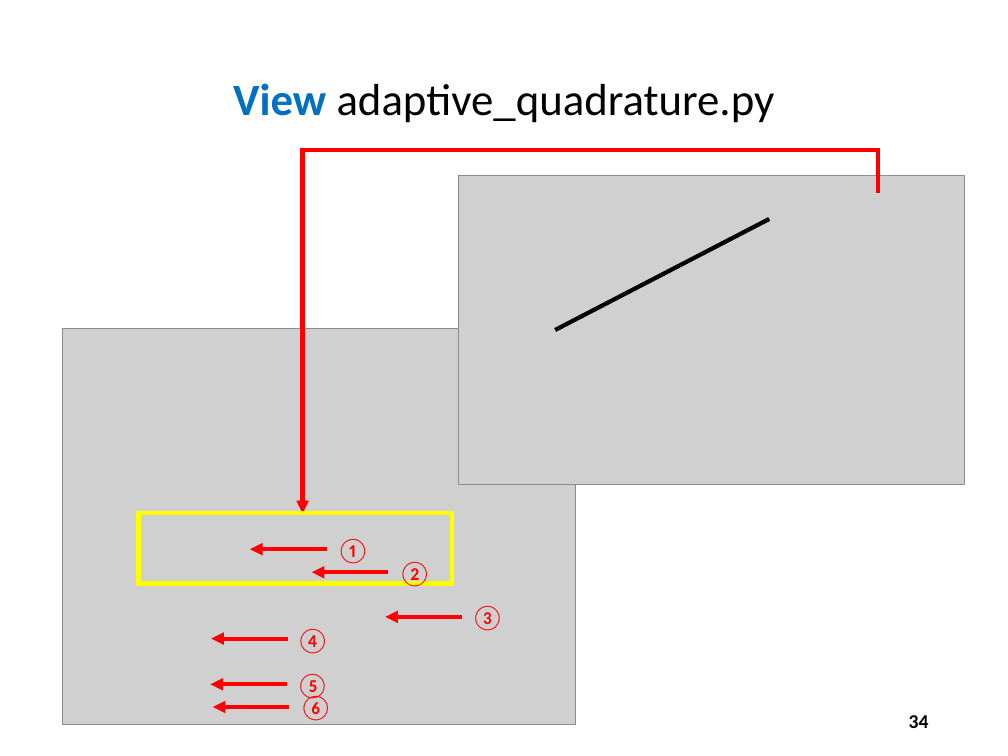
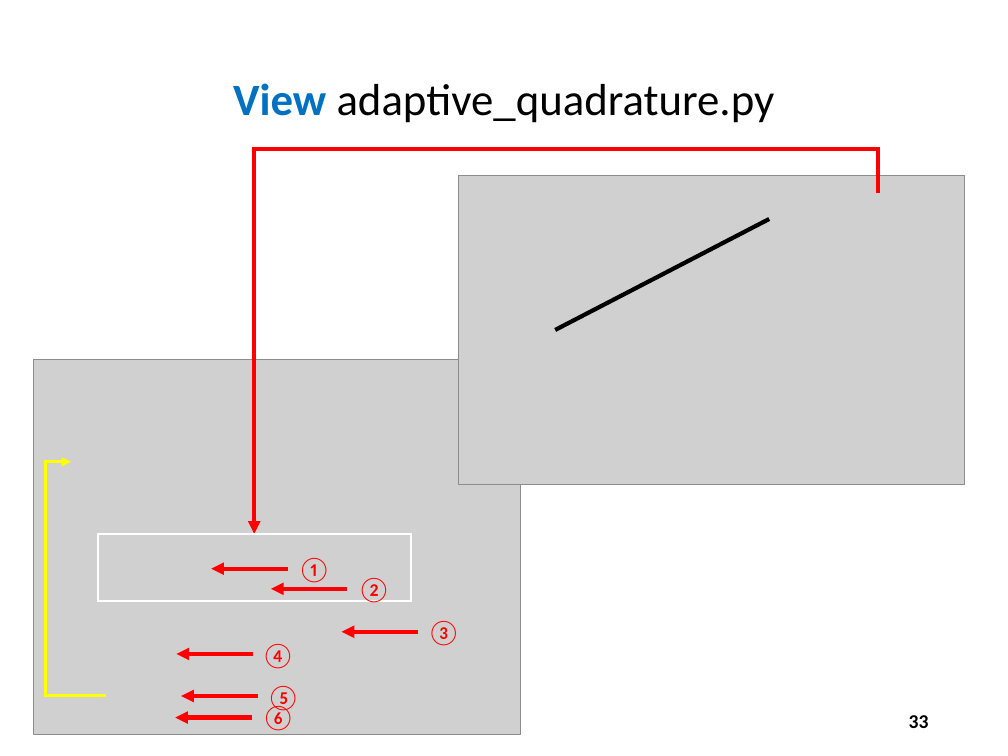
Before and after one commit to noahchampagne/QIS101, a slide deck: slide 33 of slides/Session 10 - Numerical Analysis/Session 10 - Numerical Analysis.pptx (slide 34 before the commit). Drawn at 1008x756 pixels with LibreOffice and Linux fonts; fonts in the diff are those of the drawing; grey boxes stand for pictures. Boxes give left, top, right and bottom in pixels: in the first picture for what was removed or moved away, otherwise in the second. Text is boxed around its words. In the diff, an @@ line names an element or a change of style, - is before the commit and + after.

```diff
--- a/slides/Session 10 - Numerical Analysis/Session 10 - Numerical Analysis.pptx
+++ b/slides/Session 10 - Numerical Analysis/Session 10 - Numerical Analysis.pptx
@@ elbow arrow moved from (878, 194) - (302, 513) to (878, 194) - (254, 534) @@
@@ picture: place and size @@
-picture at <box>62,329,577,725</box>
+picture at <box>33,360,520,735</box>
@@ elbow arrow added from (106, 696) to (71, 462), #FFFF00 2.25 pt @@
@@ rectangle: place and size @@
-rectangle at <box>138,513,452,584</box>
+rectangle at <box>98,534,411,601</box>
@@ rectangle at <box>98,534,411,601</box>: outline #FFFF00 3 pt to #FFFFFF 1.5 pt @@
@@ arrow moved from (327, 549) - (250, 549) to (287, 569) - (212, 569) @@
@@ text "①": place and size @@
-text "①" at <box>336,539,369,564</box>
+text "①" at <box>298,558,331,583</box>
@@ text "②": place and size @@
-text "②" at <box>398,562,431,587</box>
+text "②" at <box>357,578,390,603</box>
@@ arrow moved from (388, 573) - (311, 573) to (348, 589) - (271, 589) @@
@@ text "③": place and size @@
-text "③" at <box>471,606,504,631</box>
+text "③" at <box>427,621,460,646</box>
@@ arrow moved from (287, 639) - (212, 639) to (253, 654) - (176, 654) @@
@@ text "④": place and size @@
-text "④" at <box>296,629,329,654</box>
+text "④" at <box>261,644,294,669</box>
@@ arrow moved from (462, 617) - (385, 617) to (418, 632) - (342, 632) @@
@@ text "⑤": place and size @@
-text "⑤" at <box>296,674,329,700</box>
+text "⑤" at <box>267,686,300,712</box>
@@ arrow moved from (289, 707) - (213, 707) to (252, 718) - (175, 718) @@
@@ arrow moved from (287, 684) - (211, 684) to (258, 696) - (181, 696) @@
@@ text "⑥": place and size @@
-text "⑥" at <box>299,695,332,721</box>
+text "⑥" at <box>262,706,295,731</box>
@@ page number at <box>909,715,929,728</box>: text changed @@
-34
+33
```
Also in this commit, not shown: 11 other slides changed, 2 slides removed.
